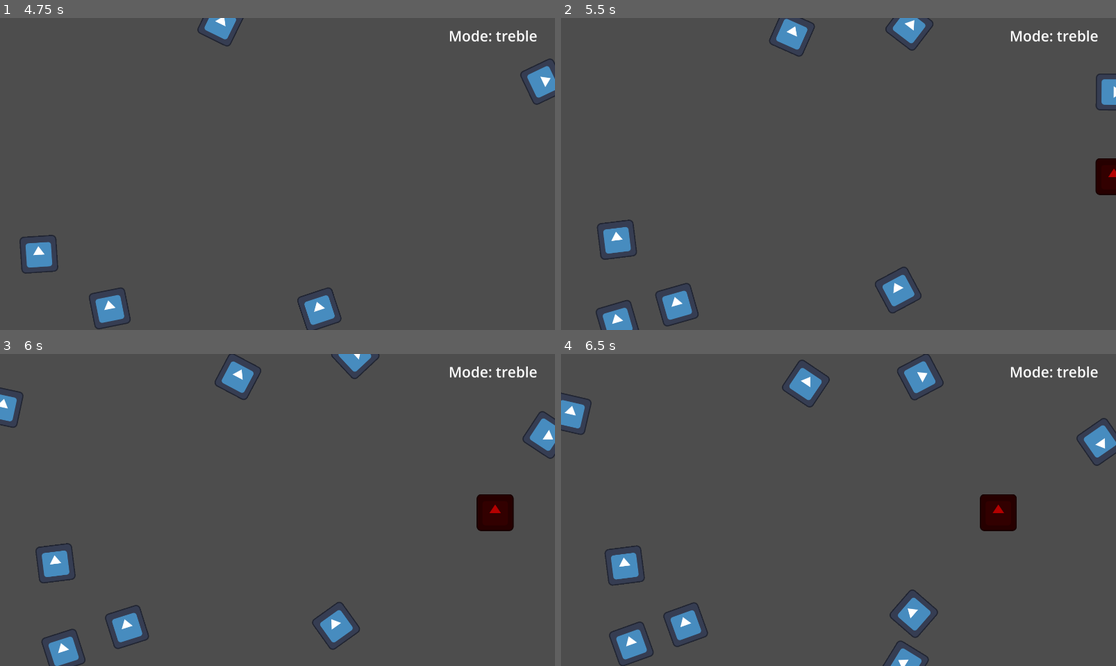
Above: before the commit, frames 1-4 (two rows, left to right).
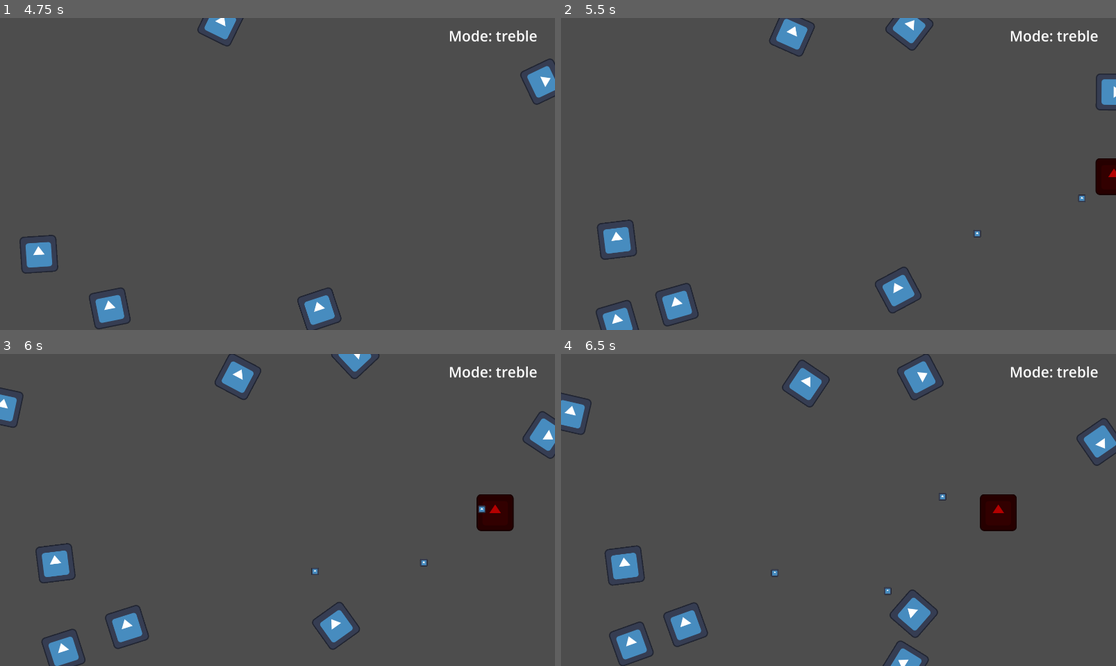
Above: after the commit, the same moments.

Repository: IAmToolbox/Composers-n-Devs-Jam
Game: Godot game, scene res://menu/title/title_screen.tscn
Two runs of this game, one before a commit and one after it. Both use one fixed random seed, a clock stepped at 60 frames per second and the inputs below. The engine's default icon, where the game draws it, is replaced by a stand-in: a white triangle on a blue panel in a dark square.
Inputs (mouse positions are in pixels of both pictures, inside the frame that each line leads up to):
- Up to frame 1 (4.75 s): click "start" at 0.5 s; click "start" at 1.25 s; move the mouse to (399, 158) at 2.02 s; hold D (right) 2.03-2.78 s; click (399, 158) at 2.1 s; move the mouse to (166, 189) at 2.77 s; hold S (down) 2.78-3.53 s; click (166, 189) at 2.85 s; move the mouse to (333, 105) at 3.52 s; hold D (right) 3.53-4.28 s; right-click (333, 105) at 3.6 s; click (333, 105) at 3.8 s; move the mouse to (249, 236) at 4.27 s; hold W (up) from 4.28 s (still down); tap Q (switch_mode) at 4.35 s; click (249, 236) at 4.55 s
- Up to frame 2 (5.5 s): move the mouse to (1005, 220) at 5.02 s; release W (up) at 5.03 s; hold A (left) from 5.03 s (still down); click (1005, 220) at 5.1 s
- Up to frame 3 (6 s): keep holding A (left); move the mouse to (111, 463) at 5.77 s; click (111, 463) at 5.85 s
- Up to frame 4 (6.5 s): keep holding A (left)

Frame 1 is identical in both runs. In frame 2, less than 0.1% of the frame differs, in the area x 74-95%, y 56-71%; in frame 3, less than 0.1%, in the area x 56-88%, y 48-71%; in frame 4, less than 0.1%.

Commit message:
Added ability for player to shoot projectiles in treble mode

Diff:
--- a/components/player.gd
+++ b/components/player.gd
@@ -5,8 +5,9 @@
 @export var bass_color := Color.from_rgba8(0, 0, 180, 255)
 @export var treble_color := Color.from_rgba8(180, 0, 0, 255)
 
-@onready var shield_timer = $ShieldTimer
-@onready var dash_timer = $DashTimer
+@onready var shield_timer := $ShieldTimer
+@onready var dash_timer := $DashTimer
+@onready var bullet_scene := preload("res://components/player_bullet.tscn")
 
 var is_shielded := false
 var is_dashing := false
@@ -50,6 +51,12 @@
 	speed = 1500
 	dash_timer.start()
 
+func shoot() -> void:
+	var bullet = bullet_scene.instantiate()
+	bullet.position = position
+	bullet.bullet_direction = (position - get_global_mouse_position()).normalized()
+	get_parent().add_child(bullet)
+
 func _physics_process(_delta: float) -> void:
 	get_input()
 	move_and_slide()
@@ -61,6 +68,9 @@
 			shield()
 		if Input.is_action_just_pressed("right_click") and is_dashing == false:
 			dash()
+	if mode == "treble":
+		if Input.is_action_just_pressed("click"):
+			shoot()
 
 func _on_shield_timer_timeout() -> void: # Callback for shield timer
 	modulate_color(mode)
--- /dev/null
+++ b/components/player_bullet.gd
@@ -0,0 +1,8 @@
+extends Area2D
+
+@export var speed := 700
+
+var bullet_direction : Vector2
+
+func _process(delta: float) -> void:
+	position -= bullet_direction * speed * delta
--- /dev/null
+++ b/components/player_bullet.tscn
@@ -0,0 +1,17 @@
+[gd_scene load_steps=4 format=3 uid="uid://bt5wu4mog86qh"]
+
+[ext_resource type="Texture2D" uid="uid://bcgfvs3fwj2t1" path="res://icon.svg" id="1_om1ih"]
+[ext_resource type="Script" uid="uid://buf3u4wukf6vj" path="res://components/player_bullet.gd" id="1_y25mo"]
+
+[sub_resource type="RectangleShape2D" id="RectangleShape2D_y25mo"]
+size = Vector2(26, 26)
+
+[node name="PlayerBullet" type="Area2D"]
+script = ExtResource("1_y25mo")
+
+[node name="Sprite2D" type="Sprite2D" parent="."]
+scale = Vector2(0.2, 0.2)
+texture = ExtResource("1_om1ih")
+
+[node name="CollisionShape2D" type="CollisionShape2D" parent="."]
+shape = SubResource("RectangleShape2D_y25mo")
Not shown, added: components/player_bullet.gd.uid
